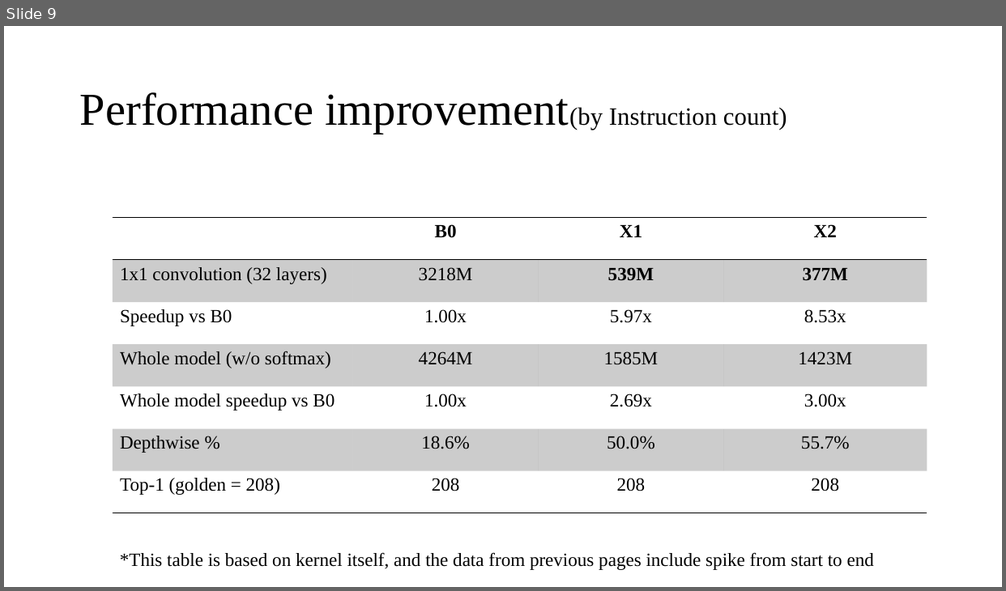
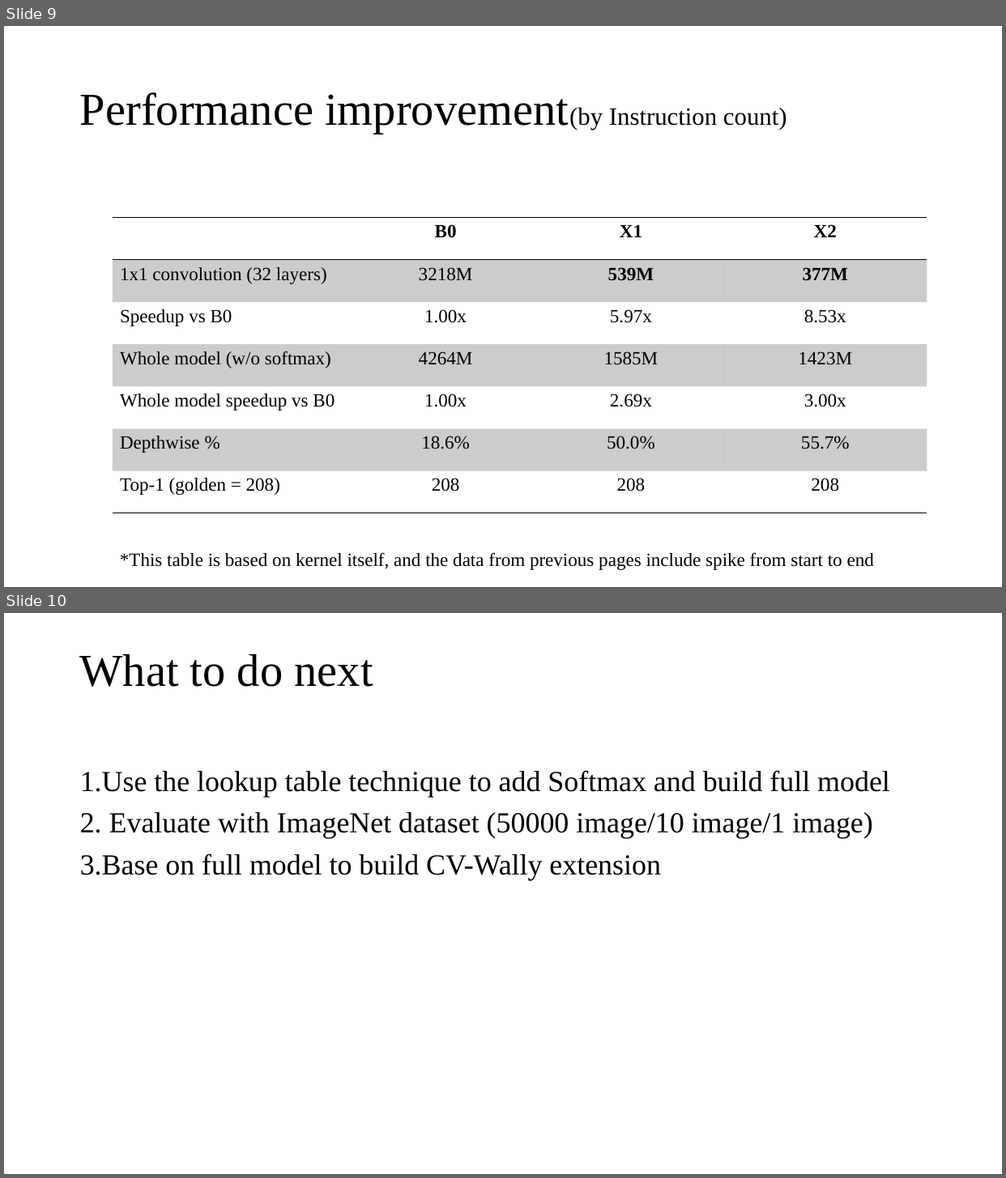
Before and after one commit to Miso9029/aca_midterm, a slide deck: midterm_presentation_115061629.pptx. Shown one above the other, each under a label of ours: slide 9 before the commit, slides 9 and 10 after it. The pictures are 1006x591 and 1006x1178 pixels, drawn with LibreOffice and Linux fonts; fonts in the diff are those of the drawing. Boxes give left, top, right and bottom in pixels: in the first picture for what was removed or moved away, otherwise in the second. Text is boxed around its words. In the diff, an @@ line names an element or a change of style, - is before the commit and + after.

Commit message:
update for 11/12 presentation

```diff
--- a/midterm_presentation_115061629.pptx
+++ b/midterm_presentation_115061629.pptx
@@ slide 10 added at [4, 613, 1002, 1174], background #FFFFFF @@
@@ text added at [80, 653, 373, 687], 44 pt, text #000000 @@
+What to do next
@@ text added at [80, 770, 890, 880], 28 pt, text #000000 @@
+1.Use the lookup table technique to add Softmax and build full model
+2. Evaluate with ImageNet dataset (50000 image/10 image/1 image)
+3.Base on full model to build CV-Wally extension
```
Also in this commit, not shown: 1 other file.
